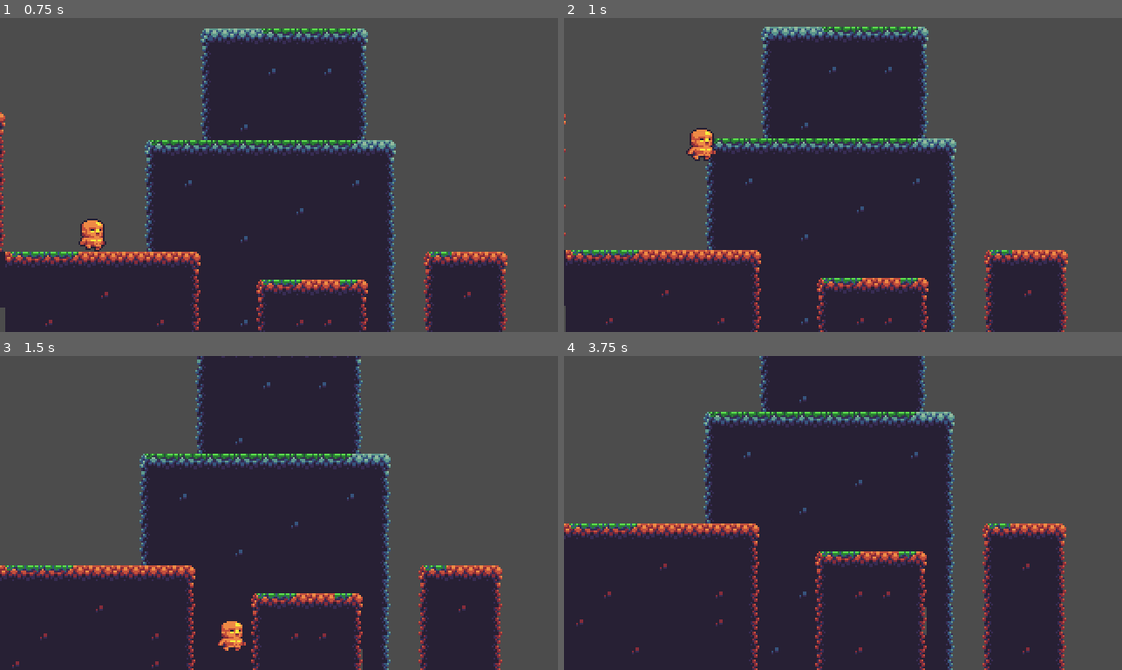
Above: before the commit, frames 1-4 (two rows, left to right).
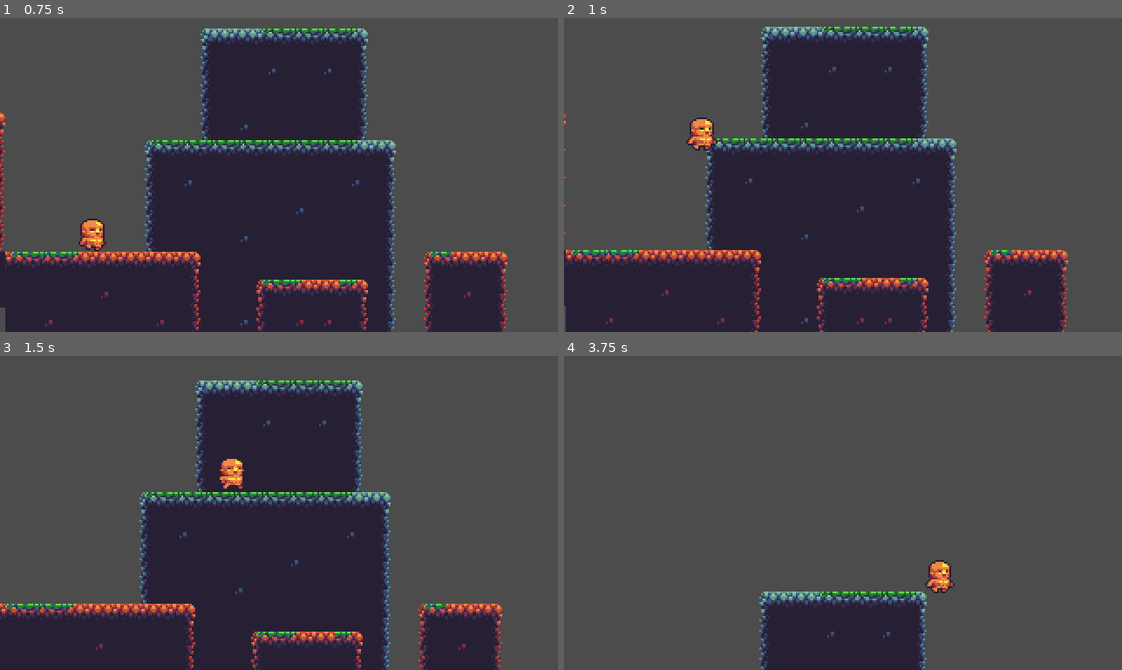
Above: after the commit, the same moments.

Repository: John2324/GameJam
Game: Godot game, scene res://Scenes/Stage1.tscn
Two runs of this game, one before a commit and one after it. Both use one fixed random seed, a clock stepped at 60 frames per second and the inputs below.
Inputs:
- Up to frame 1 (0.75 s): hold Right (right) from 0.53 s (still down)
- Up to frame 2 (1 s): keep holding Right (right); tap Up (up) at 0.77 s
- Up to frame 3 (1.5 s): keep holding Right (right)
- Up to frame 4 (3.75 s): tap Up (up) at 1.52, 3.02 s; release Right (right) at 2.03 s; hold Left (left) 2.03-2.78 s; hold Right (right) from 2.78 s (still down)

Frame 1 is identical in both runs. In frame 2, 0.5% of the frame differs, in the area x 21-28%, y 31-46%; in frame 3, 20%; in frame 4, 54%, in the area x 0-90%, y 0-100%.

Commit message:
Adjust player jump force

Diff:
--- a/Scripts/Player.gd
+++ b/Scripts/Player.gd
@@ -2,7 +2,7 @@
 
 const SPEED = 110
 const GRAVITY = 20
-const JUMP_POWER = -350
+const JUMP_POWER = -380
 const FLOOR = Vector2.UP
 
 var velocity = Vector2(0,0)
